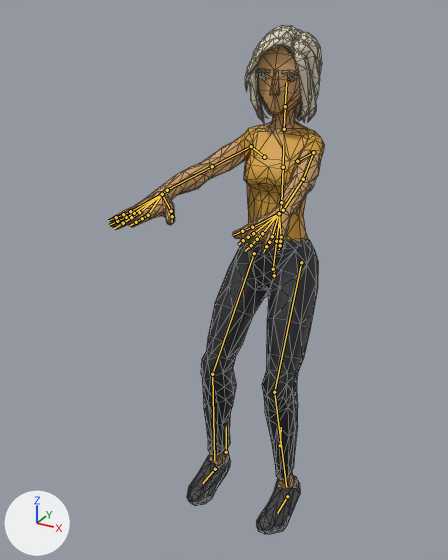
Two versions of the glTF model js/models/avatars/club-crowd-vf2.glb, one commit apart.
The view is the same before and after, from a 50 mm lens placed at (0.87, -2.178, 1.806), pointed at (-0.078, -0.455, 0.944). Arrows for +X, +Y and +Z are at lower left; the lights stay in place. The first picture is the older version. Both versions are drawn at frame 287 of the action 'Seated_Loop'; the numbers are the values there. The bones that change, and the others that lie on the model, are drawn over the model as lines. Mesh edges are drawn as thin lines.

Names of what the first picture shows: 'Casual_Body'.
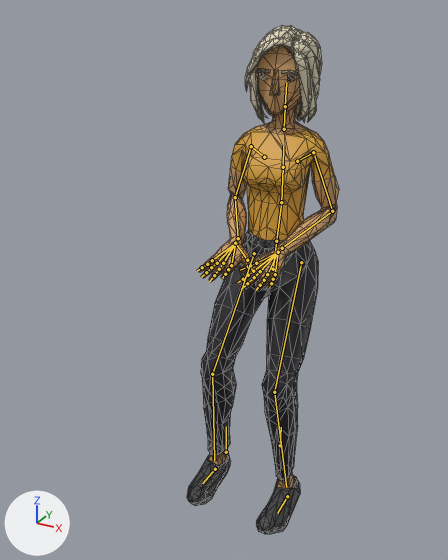
What differs and where, as boxes (x1, y1, x2, y2) in the pictures (448 x 560 px):
'Casual_Body', posed (29% narrower)
    before: (109, 26, 324, 534)
    after: (187, 26, 339, 534)
bone 'UpperArm.L', root to tip
    before: (313, 152) to (303, 179)
    after: (313, 152) to (332, 211)
bone 'LowerArm.L', root to tip
    before: (303, 179) to (283, 210)
    after: (332, 211) to (282, 248)
bone 'Wrist.L', root to tip
    before: (283, 210) to (279, 213)
    after: (282, 248) to (278, 252)
bone 'UpperArm.R', root to tip
    before: (251, 146) to (212, 166)
    after: (251, 146) to (235, 197)
bone 'LowerArm.R', root to tip
    before: (212, 166) to (167, 190)
    after: (235, 197) to (238, 238)
bone 'Wrist.R', root to tip
    before: (167, 190) to (162, 194)
    after: (238, 238) to (235, 243)

The change in detail:
Bone 'UpperArm.L' (bone_upperarm_l) turns from (-10, -8, -77) to (-69, 5, 6) degrees about its own x, y and z.
Bone 'LowerArm.L' (bone_lowerarm_l) turns from (1, 3, 5) to (-51, 35, -105) degrees about its own x, y and z.
Bone 'Wrist.L' (bone_wrist_l) turns from (-2, 0, -14) to (19, 19, 14) degrees about its own x, y and z.
Bone 'UpperArm.R' (bone_upperarm_r) turns from (-9, 7, 78) to (-70, -3, -6) degrees about its own x, y and z.
Bone 'LowerArm.R' (bone_lowerarm_r) turns from (1, -3, -5) to (-51, -36, 109) degrees about its own x, y and z.
Bone 'Wrist.R' (bone_wrist_r) turns from (-6, 4, 13) to (15, -16, -13) degrees about its own x, y and z.
